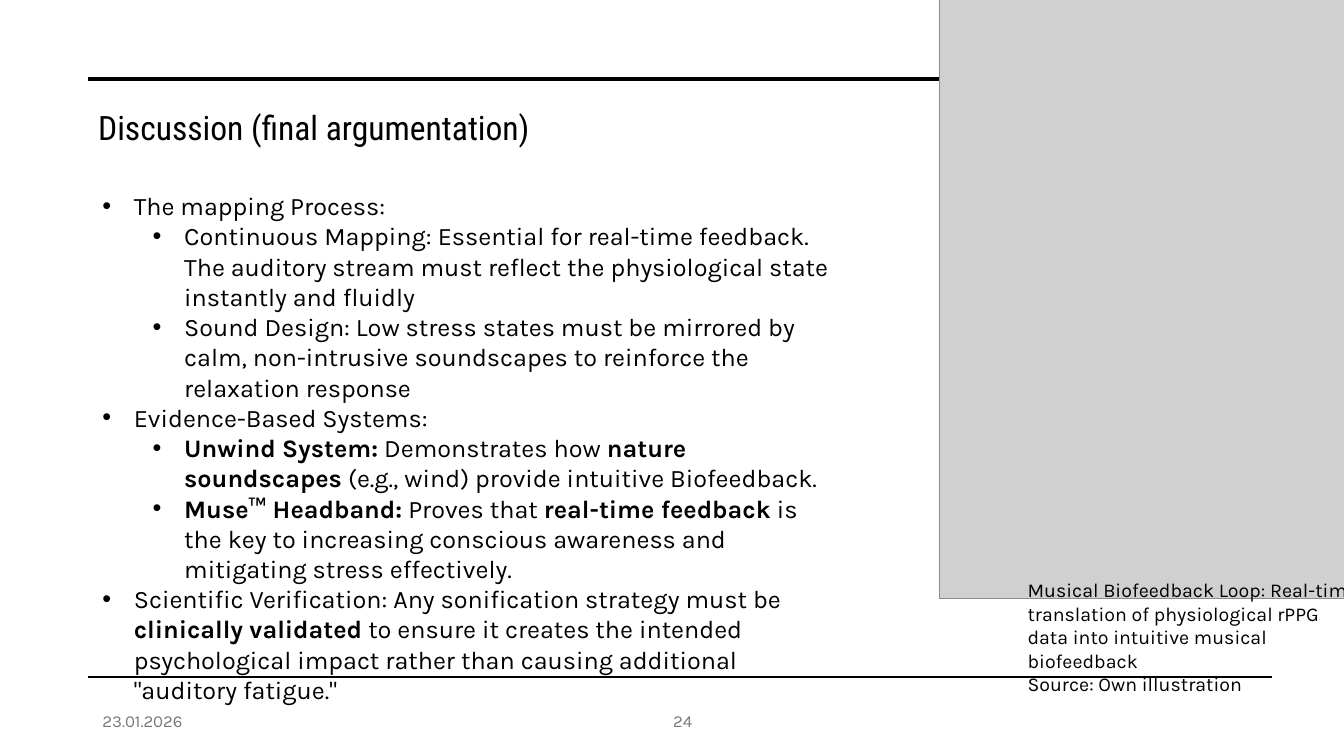
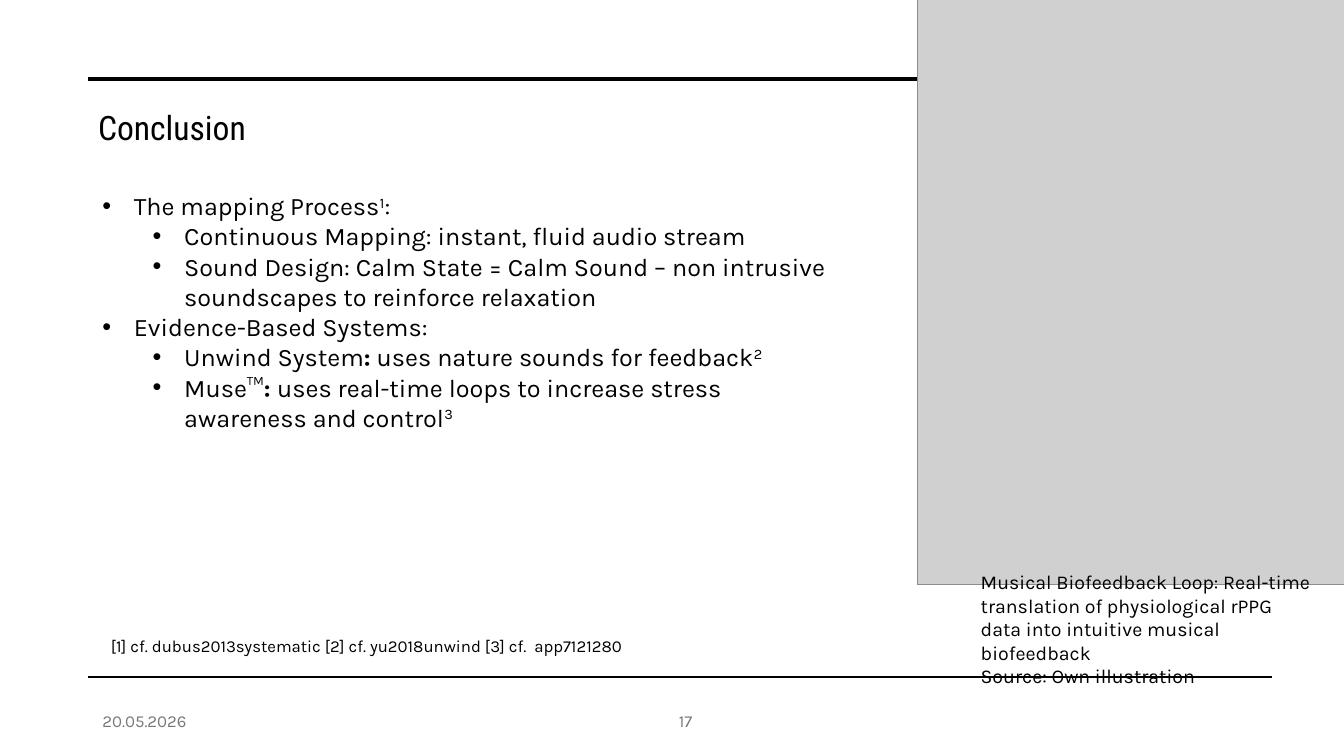
Before and after one commit to fabianprojects/fachseminar2, a slide deck: slide 17 of Vortrag Fachseminar.pptx (slide 24 before the commit). Drawn at 1344x756 pixels with LibreOffice and Linux fonts; fonts in the diff are those of the drawing; grey boxes stand for pictures. Boxes give left, top, right and bottom in pixels: in the first picture for what was removed or moved away, otherwise in the second. Text is boxed around its words. In the diff, an @@ line names an element or a change of style, - is before the commit and + after.

Commit message:
data

```diff
--- a/Vortrag Fachseminar.pptx
+++ b/Vortrag Fachseminar.pptx
@@ picture: place and size @@
-picture at <box>940,0,1344,599</box>
+picture at <box>919,0,1344,585</box>
@@ text at <box>98,114,246,141</box>: text changed @@
-Discussion (final argumentation)
+Conclusion
@@ text at <box>134,197,825,312</box>: text changed @@
-• The mapping Process:
-  • Continuous Mapping: Essential for real-time feedback. The auditory stream must reflect the physiological state instantly and fluidly
-  • Sound Design: Low stress states must be mirrored by calm, non-intrusive soundscapes to reinforce the relaxation response
+• The mapping Process1:
+  • Continuous Mapping: instant, fluid audio stream
+  • Sound Design: Calm State = Calm Sound – non intrusive soundscapes to reinforce relaxation
@@ text at <box>184,348,721,428</box>: text changed @@
-  • Unwind System: Demonstrates how nature soundscapes (e.g., wind) provide intuitive Biofeedback.
-  • Muse™ Headband: Proves that real-time feedback is the key to increasing conscious awareness and mitigating stress effectively.
-• Scientific Verification: Any sonification strategy must be clinically validated to ensure it creates the intended psychological impact rather than causing additional "auditory fatigue."
+  • Unwind System: uses nature sounds for feedback2
+  • Muse™: uses real-time loops to increase stress awareness and control3
@@ text "Musical Biofeedback Loop: Real-time translation ..." rewrapped from <box>1028,583,1344,692</box> to <box>981,575,1310,684</box> @@
@@ text added at <box>111,639,621,656</box>, 12 pt, text #000000 @@
+[1] cf. dubus2013systematic [2] cf. yu2018unwind [3] cf. app7121280
@@ text at <box>102,716,186,727</box>: text changed @@
-23.01.2026
+20.05.2026
@@ page number at <box>679,716,692,727</box>: text changed @@
-24
+17
```
Also in this commit, not shown: 21 other slides changed, 8 slides removed, 44 other files.
